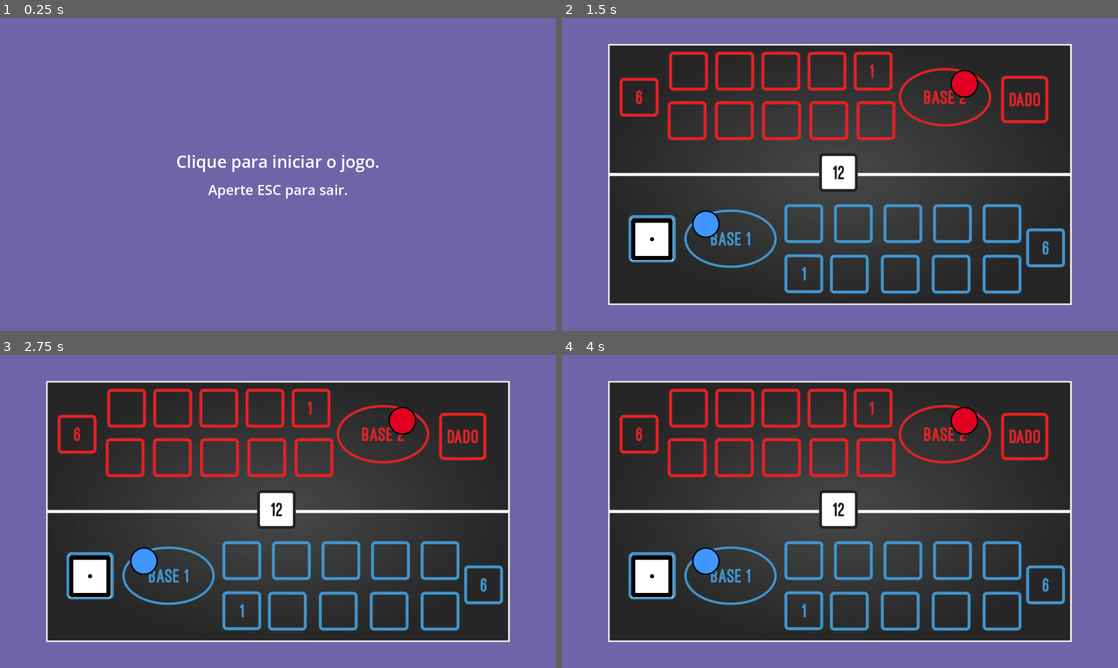
Above: before the commit, frames 1-4 (two rows, left to right).
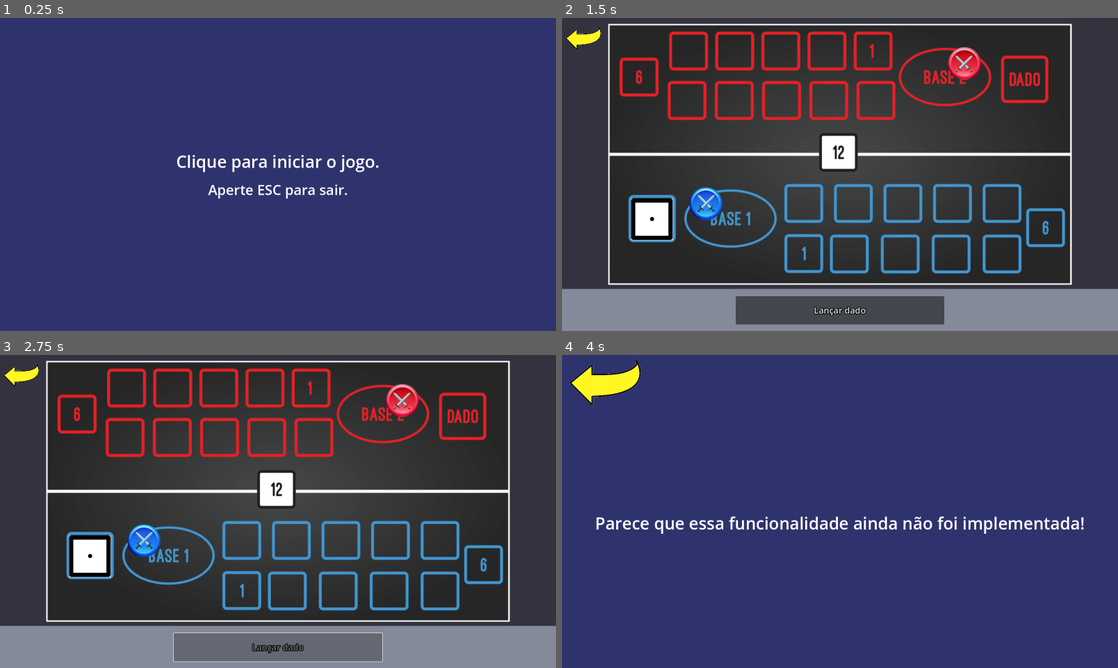
Above: after the commit, the same moments.

Repository: AceSkyes/projetotg_jogodetabuleiro
Game: Godot game, scene res://Cenas/MenuInicial.tscn
Two runs of this game, one before a commit and one after it. Both use one fixed random seed, a clock stepped at 60 frames per second and the inputs below.
Inputs (mouse positions are in pixels of both pictures, inside the frame that each line leads up to):
- Up to frame 1 (0.25 s): no input
- Up to frame 2 (1.5 s): click (840, 174) at 0.5 s; click "Partida" at 1.25 s
- Up to frame 3 (2.75 s): click (278, 646) at 2 s, where only the run after the commit has a clickable "Lançar dado"
- Up to frame 4 (4 s): click (584, 376) at 2.77 s; click (840, 589) at 3.5 s, where only the run after the commit has a clickable "Manual"

The runs differ from the first frame. In frame 1, 99% of the frame differs, in the area x 0-100%, y 0-100%; in frame 2, 53%; in frame 3, 53%; in frame 4, 100%.

Commit message:
Alterações Diversas
- Agora a movimentação acontece com o clicar de um botão na GUI.
- Alteração do design das páginas
- Atualização dos sprites das peças
-Navegação partida -> Menu Principal

Diff:
--- a/Cenas/MenuCartas.tscn
+++ b/Cenas/MenuCartas.tscn
@@ -19,7 +19,7 @@
 anchor_bottom = 1.0
 grow_horizontal = 2
 grow_vertical = 2
-color = Color(0.431373, 0.396078, 0.658824, 1)
+color = Color(0.184314, 0.2, 0.427451, 1)
 
 [node name="Button" type="Button" parent="."]
 layout_mode = 0
--- a/Cenas/MenuInicial.tscn
+++ b/Cenas/MenuInicial.tscn
@@ -18,7 +18,7 @@
 anchor_bottom = 1.0
 grow_horizontal = 2
 grow_vertical = 2
-color = Color(0.431373, 0.396078, 0.658824, 1)
+color = Color(0.184314, 0.2, 0.427451, 1)
 
 [node name="Button" type="Button" parent="."]
 layout_mode = 1
--- a/Cenas/MenuManual.tscn
+++ b/Cenas/MenuManual.tscn
@@ -19,7 +19,7 @@
 anchor_bottom = 1.0
 grow_horizontal = 2
 grow_vertical = 2
-color = Color(0.431373, 0.396078, 0.658824, 1)
+color = Color(0.184314, 0.2, 0.427451, 1)
 
 [node name="Button" type="Button" parent="."]
 layout_mode = 0
--- a/Cenas/MenuPrincipal.tscn
+++ b/Cenas/MenuPrincipal.tscn
@@ -1,7 +1,8 @@
-[gd_scene load_steps=3 format=3 uid="uid://boogr4e46rd56"]
+[gd_scene load_steps=4 format=3 uid="uid://boogr4e46rd56"]
 
 [ext_resource type="Script" path="res://Scripts/menu_principal.gd" id="1_huftu"]
 [ext_resource type="Texture2D" uid="uid://8q1shmw764h5" path="res://Recursos/Imagens/seta.png" id="2_k36qo"]
+[ext_resource type="Texture2D" uid="uid://bttb0sst3lkwd" path="res://Recursos/Imagens/Imagens Finais/logo jogo_cd2.png" id="3_0agfv"]
 
 [node name="Base" type="Control"]
 layout_mode = 3
@@ -20,21 +21,21 @@
 anchor_bottom = 1.0
 grow_horizontal = 2
 grow_vertical = 2
-color = Color(0.431309, 0.397371, 0.659686, 1)
+color = Color(0.183907, 0.201257, 0.427602, 1)
 
 [node name="VBoxContainer" type="VBoxContainer" parent="."]
 layout_mode = 1
-anchors_preset = 8
+anchors_preset = 7
 anchor_left = 0.5
-anchor_top = 0.5
+anchor_top = 1.0
 anchor_right = 0.5
-anchor_bottom = 0.5
-offset_left = -268.0
-offset_top = -157.0
-offset_right = 292.0
-offset_bottom = 337.0
+anchor_bottom = 1.0
+offset_left = -280.0
+offset_top = -380.0
+offset_right = 280.0
+offset_bottom = -70.0
 grow_horizontal = 2
-grow_vertical = 2
+grow_vertical = 0
 theme_override_constants/separation = 20
 
 [node name="Button" type="Button" parent="VBoxContainer"]
@@ -93,19 +94,14 @@
 icon = ExtResource("2_k36qo")
 flat = true
 
-[node name="Window" type="Window" parent="."]
-title = "Escolha o Modo"
-initial_position = 2
-size = Vector2i(1000, 450)
-visible = false
-transient = true
-exclusive = true
-unresizable = true
-popup_window = true
-mouse_passthrough = true
+[node name="Node2D" type="Node2D" parent="."]
+position = Vector2(800, 260)
+
+[node name="Sprite2D" type="Sprite2D" parent="Node2D"]
+scale = Vector2(0.5, 0.5)
+texture = ExtResource("3_0agfv")
 
 [connection signal="pressed" from="VBoxContainer/Button" to="." method="_on_button_1_pressed"]
 [connection signal="pressed" from="VBoxContainer/Button2" to="." method="_on_button_2_pressed"]
 [connection signal="pressed" from="VBoxContainer/Button3" to="." method="_on_button_3_pressed"]
 [connection signal="pressed" from="Button" to="." method="_on_button_pressed"]
-[connection signal="close_requested" from="Window" to="." method="_on_window_close_requested"]
--- a/Cenas/dado.gd
+++ b/Cenas/dado.gd
@@ -2,6 +2,8 @@
 
 @onready var rolar : AnimationPlayer = $AnimationPlayer
 @onready var timer : Timer = $Timer
+@onready var botaorolar = $"../CanvasLayer/ColorRect/BoxContainer/Rolar"
+
 var ultimoval
 signal dado_rolado(ultimoval)
 
@@ -11,11 +13,6 @@
 func _process(delta: float) -> void:
 	pass
 
-
-func _unhandled_input(event: InputEvent) -> void:
-	if Input.is_action_just_pressed("ui_accept"):
-		rolar.play("Rolagem")
-		timer.start()
 
 func _on_timer_timeout() -> void:
 	ultimoval = 	randi_range(1,6)
@@ -35,3 +32,9 @@
 		_:
 			print("programador burro")
 	emit_signal("dado_rolado", ultimoval)
+
+
+func _on_button_pressed() -> void:
+	botaorolar.disabled = true
+	rolar.play("Rolagem")
+	timer.start()
--- a/Cenas/jogadorazul.tscn
+++ b/Cenas/jogadorazul.tscn
@@ -1,10 +1,11 @@
 [gd_scene load_steps=3 format=3 uid="uid://hq0k2g6kbps4"]
 
 [ext_resource type="Script" path="res://Scripts/jogadorazul.gd" id="1_7uf1p"]
-[ext_resource type="Texture2D" uid="uid://dx8gc1wkdheqr" path="res://Recursos/Imagens/jogador1.png" id="1_rfmod"]
+[ext_resource type="Texture2D" uid="uid://dtaprd1bj1kce" path="res://Recursos/Imagens/Imagens Finais/logo jogo_cd2_blue.png" id="2_bmv5b"]
 
 [node name="Node2D" type="Node2D"]
 script = ExtResource("1_7uf1p")
 
 [node name="Jogadorazul" type="Sprite2D" parent="."]
-texture = ExtResource("1_rfmod")
+scale = Vector2(0.2, 0.2)
+texture = ExtResource("2_bmv5b")
--- a/Cenas/jogadorvermelho.tscn
+++ b/Cenas/jogadorvermelho.tscn
@@ -1,10 +1,11 @@
 [gd_scene load_steps=3 format=3 uid="uid://bra2eh45egvdh"]
 
 [ext_resource type="Script" path="res://Scripts/jogadorazul.gd" id="1_y744j"]
-[ext_resource type="Texture2D" uid="uid://cbwm2iv2k4ni8" path="res://Recursos/Imagens/jogador2.png" id="2_lpdvm"]
+[ext_resource type="Texture2D" uid="uid://dli35p1vsqm7e" path="res://Recursos/Imagens/Imagens Finais/logo jogo_red.png" id="2_ybq5a"]
 
 [node name="Node2D" type="Node2D"]
 script = ExtResource("1_y744j")
 
 [node name="Jogadorazul" type="Sprite2D" parent="."]
-texture = ExtResource("2_lpdvm")
+scale = Vector2(0.2, 0.2)
+texture = ExtResource("2_ybq5a")
--- a/Cenas/partida.tscn
+++ b/Cenas/partida.tscn
@@ -1,10 +1,11 @@
-[gd_scene load_steps=6 format=3 uid="uid://oxb4qxyo25t1"]
+[gd_scene load_steps=7 format=3 uid="uid://oxb4qxyo25t1"]
 
 [ext_resource type="Texture2D" uid="uid://ceyx0e8u2huwk" path="res://Recursos/Imagens/base_jogo-1.png" id="1_s5v0m"]
 [ext_resource type="Script" path="res://Scripts/partida.gd" id="1_x8d04"]
 [ext_resource type="PackedScene" uid="uid://hq0k2g6kbps4" path="res://Cenas/jogadorazul.tscn" id="2_g3eys"]
 [ext_resource type="PackedScene" uid="uid://bcepyh71cd44p" path="res://Cenas/dado.tscn" id="4_psekw"]
 [ext_resource type="PackedScene" uid="uid://bra2eh45egvdh" path="res://Cenas/jogadorvermelho.tscn" id="4_rvxjp"]
+[ext_resource type="Texture2D" uid="uid://8q1shmw764h5" path="res://Recursos/Imagens/seta.png" id="6_w0fdj"]
 
 [node name="Partida" type="Node2D" node_paths=PackedStringArray("campos", "peças1", "peças2")]
 script = ExtResource("1_x8d04")
@@ -15,131 +16,178 @@
 [node name="ColorRect" type="ColorRect" parent="."]
 offset_right = 1600.0
 offset_bottom = 900.0
-color = Color(0.431373, 0.396078, 0.658824, 1)
+color = Color(0.198405, 0.200274, 0.250652, 1)
 metadata/_edit_lock_ = true
 
 [node name="Mapa" type="Sprite2D" parent="."]
-position = Vector2(800, 450)
+position = Vector2(800, 392)
 scale = Vector2(1.25, 1.25)
 texture = ExtResource("1_s5v0m")
 
 [node name="Node2D" parent="." instance=ExtResource("2_g3eys")]
 z_index = 2
-position = Vector2(483, 496)
+position = Vector2(483, 438)
 scale = Vector2(0.5, 0.5)
 
 [node name="Node2D2" parent="." instance=ExtResource("4_rvxjp")]
 z_index = 2
-position = Vector2(1105, 403)
+position = Vector2(1105, 345)
 scale = Vector2(0.5, 0.5)
 
 [node name="BaseAzul" type="Marker2D" parent="."]
-position = Vector2(414, 592)
+position = Vector2(414, 534)
 
 [node name="BaseAzul2" type="Marker2D" parent="."]
-position = Vector2(484, 590)
+position = Vector2(484, 532)
 
 [node name="BaseAzul3" type="Marker2D" parent="."]
-position = Vector2(557, 592)
+position = Vector2(557, 534)
 
 [node name="BaseAzul4" type="Marker2D" parent="."]
-position = Vector2(413, 661)
+position = Vector2(413, 603)
 
 [node name="BaseAzul5" type="Marker2D" parent="."]
-position = Vector2(482, 665)
+position = Vector2(482, 607)
 
 [node name="BaseAzul6" type="Marker2D" parent="."]
-position = Vector2(557, 669)
+position = Vector2(557, 611)
 
 [node name="c1" type="Marker2D" parent="."]
-position = Vector2(704, 736)
+position = Vector2(704, 678)
 
 [node name="c2" type="Marker2D" parent="."]
-position = Vector2(832, 736)
+position = Vector2(832, 678)
 
 [node name="c3" type="Marker2D" parent="."]
-position = Vector2(976, 736)
+position = Vector2(976, 678)
 
 [node name="c4" type="Marker2D" parent="."]
-position = Vector2(1120, 736)
+position = Vector2(1120, 678)
 
 [node name="c5" type="Marker2D" parent="."]
-position = Vector2(1272, 744)
+position = Vector2(1272, 686)
 
 [node name="c6" type="Marker2D" parent="."]
-position = Vector2(1400, 664)
+position = Vector2(1400, 606)
 
 [node name="c7" type="Marker2D" parent="."]
-position = Vector2(1272, 592)
+position = Vector2(1272, 534)
 
 [node name="c8" type="Marker2D" parent="."]
-position = Vector2(1128, 592)
+position = Vector2(1128, 534)
 
 [node name="c9" type="Marker2D" parent="."]
-position = Vector2(992, 592)
+position = Vector2(992, 534)
 
 [node name="c10" type="Marker2D" parent="."]
-position = Vector2(840, 592)
+position = Vector2(840, 534)
 
 [node name="c11" type="Marker2D" parent="."]
-position = Vector2(704, 592)
+position = Vector2(704, 534)
 
 [node name="c12" type="Marker2D" parent="."]
-position = Vector2(795, 446)
+position = Vector2(795, 388)
 
 [node name="c13" type="Marker2D" parent="."]
-position = Vector2(906, 295)
+position = Vector2(906, 237)
 
 [node name="c14" type="Marker2D" parent="."]
-position = Vector2(763, 293)
+position = Vector2(763, 235)
 
 [node name="c15" type="Marker2D" parent="."]
-position = Vector2(626, 293)
+position = Vector2(626, 235)
 
 [node name="c16" type="Marker2D" parent="."]
-position = Vector2(494, 293)
+position = Vector2(494, 235)
 
 [node name="c17" type="Marker2D" parent="."]
-position = Vector2(351, 296)
+position = Vector2(351, 238)
 
 [node name="c18" type="Marker2D" parent="."]
-position = Vector2(221, 226)
+position = Vector2(221, 168)
 
 [node name="c19" type="Marker2D" parent="."]
-position = Vector2(361, 150)
+position = Vector2(361, 92)
 
 [node name="c20" type="Marker2D" parent="."]
-position = Vector2(496, 148)
+position = Vector2(496, 90)
 
 [node name="c21" type="Marker2D" parent="."]
-position = Vector2(630, 144)
+position = Vector2(630, 86)
 
 [node name="c22" type="Marker2D" parent="."]
-position = Vector2(764, 148)
+position = Vector2(764, 90)
 
 [node name="c23" type="Marker2D" parent="."]
-position = Vector2(889, 148)
+position = Vector2(889, 90)
 
 [node name="BaseVermelha" type="Marker2D" parent="."]
-position = Vector2(1158, 189)
+position = Vector2(1158, 131)
 
 [node name="BaseVermelha2" type="Marker2D" parent="."]
-position = Vector2(1101, 189)
+position = Vector2(1101, 131)
 
 [node name="BaseVermelha3" type="Marker2D" parent="."]
-position = Vector2(1040, 187)
+position = Vector2(1040, 129)
 
 [node name="BaseVermelha4" type="Marker2D" parent="."]
-position = Vector2(1163, 251)
+position = Vector2(1163, 193)
 
 [node name="BaseVermelha5" type="Marker2D" parent="."]
-position = Vector2(1100, 256)
+position = Vector2(1100, 198)
 
 [node name="BaseVermelha6" type="Marker2D" parent="."]
-position = Vector2(1047, 244)
+position = Vector2(1047, 186)
 
 [node name="Dado" parent="." instance=ExtResource("4_psekw")]
-position = Vector2(259, 637)
+position = Vector2(259, 579)
 scale = Vector2(0.75, 0.75)
 
+[node name="CanvasLayer" type="CanvasLayer" parent="."]
+
+[node name="ColorRect" type="ColorRect" parent="CanvasLayer"]
+anchors_preset = 12
+anchor_top = 1.0
+anchor_right = 1.0
+anchor_bottom = 1.0
+offset_top = -121.0
+offset_bottom = 2.0
+grow_horizontal = 2
+grow_vertical = 0
+color = Color(0.518554, 0.540302, 0.601051, 1)
+metadata/_edit_lock_ = true
+
+[node name="BoxContainer" type="BoxContainer" parent="CanvasLayer/ColorRect"]
+layout_mode = 1
+anchors_preset = 8
+anchor_left = 0.5
+anchor_top = 0.5
+anchor_right = 0.5
+anchor_bottom = 0.5
+offset_left = -300.0
+offset_top = -40.5
+offset_right = 300.0
+offset_bottom = 40.5
+grow_horizontal = 2
+grow_vertical = 2
+alignment = 1
+
+[node name="Rolar" type="Button" parent="CanvasLayer/ColorRect/BoxContainer"]
+layout_mode = 2
+size_flags_horizontal = 3
+theme_override_constants/outline_size = 8
+theme_override_font_sizes/font_size = 25
+text = "Lançar dado"
+
+[node name="TextureButton" type="TextureButton" parent="CanvasLayer"]
+offset_top = 19.0
+offset_right = 800.0
+offset_bottom = 619.0
+scale = Vector2(0.15, 0.15)
+toggle_mode = true
+texture_normal = ExtResource("6_w0fdj")
+texture_pressed = ExtResource("6_w0fdj")
+
 [connection signal="dado_rolado" from="Dado" to="." method="_on_dado_dado_rolado"]
+[connection signal="pressed" from="CanvasLayer/ColorRect/BoxContainer/Rolar" to="Dado" method="_on_button_pressed"]
+[connection signal="pressed" from="CanvasLayer/TextureButton" to="." method="_on_texture_button_pressed"]
--- a/Scripts/menu_principal.gd
+++ b/Scripts/menu_principal.gd
@@ -1,6 +1,5 @@
 extends Control
 
-@onready var escolhamodo : Window = $Window
 
 # Called when the node enters the scene tree for the first time.
 func _ready() -> void:
@@ -29,8 +28,3 @@
 func _on_button_3_pressed() -> void:
 	get_tree().change_scene_to_file("res://Cenas/MenuCartas.tscn")
 	pass # Replace with function body.
-
-
-func _on_window_close_requested() -> void:
-	escolhamodo.hide()
-	pass # Replace with function body.
--- a/Scripts/partida.gd
+++ b/Scripts/partida.gd
@@ -4,6 +4,7 @@
 @onready var j2 : Node2D = $Node2D2
 @onready var c1 : Marker2D = $c1
 @onready var dado := $Dado
+@onready var botaorolar = $CanvasLayer/ColorRect/BoxContainer/Rolar
 @export var campos : Array[Node]
 @export var peças1 : Array[Node]
 @export var peças2 : Array[Node]
@@ -34,7 +35,7 @@
 
 
 func movimentop1(ultimoval) -> void:
-	ultimoval = 6
+	#ultimoval = 6
 	var mover = create_tween()
 	while ultimoval != 0:
 		if movp1 <= maxmov:
@@ -56,11 +57,12 @@
 	if movp1 >= maxmov:
 		print("Jogador 1 Venceu")
 		get_tree().change_scene_to_file("res://Cenas/MenuPrincipal.tscn")
+	botaorolar.disabled = false
 
 
 func movimentop2(ultimoval) -> void:
 	var mover = create_tween()
-	ultimoval = 6
+	#ultimoval = 6
 	while ultimoval != 0:
 		if movp2 >= minmov:
 			mover.tween_property(j2, "position", campos[movp2].position, 0.5)
@@ -81,3 +83,10 @@
 	if movp2 <= minmov:
 		print("jogador 2 Venceu")
 		get_tree().change_scene_to_file("res://Cenas/MenuPrincipal.tscn")
+	botaorolar.disabled = false
+
+
+
+func _on_texture_button_pressed() -> void:
+	get_tree().change_scene_to_file("res://Cenas/MenuPrincipal.tscn")
+	pass
Binary file added: Recursos/Imagens/Imagens Finais/logo jogo_cd2.png
Not shown, added: Recursos/Imagens/Imagens Finais/logo jogo_cd2.png.import
Binary file added: Recursos/Imagens/Imagens Finais/logo jogo_cd2_blue.png
Not shown, added: Recursos/Imagens/Imagens Finais/logo jogo_cd2_blue.png.import
Binary file added: Recursos/Imagens/Imagens Finais/logo jogo_red.png
Not shown, added: Recursos/Imagens/Imagens Finais/logo jogo_red.png.import
